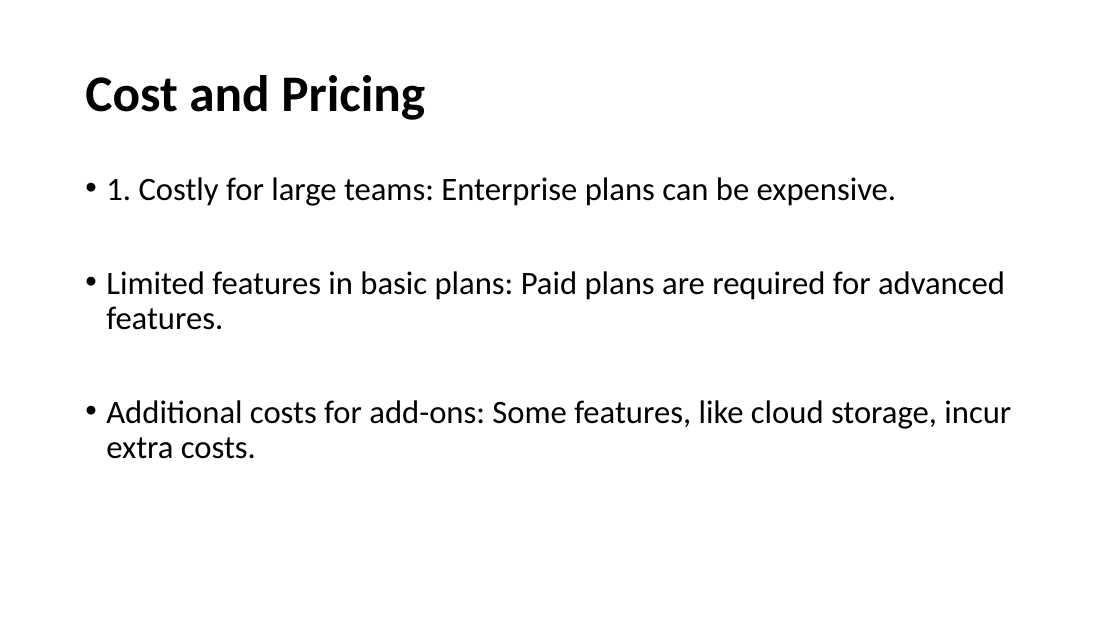
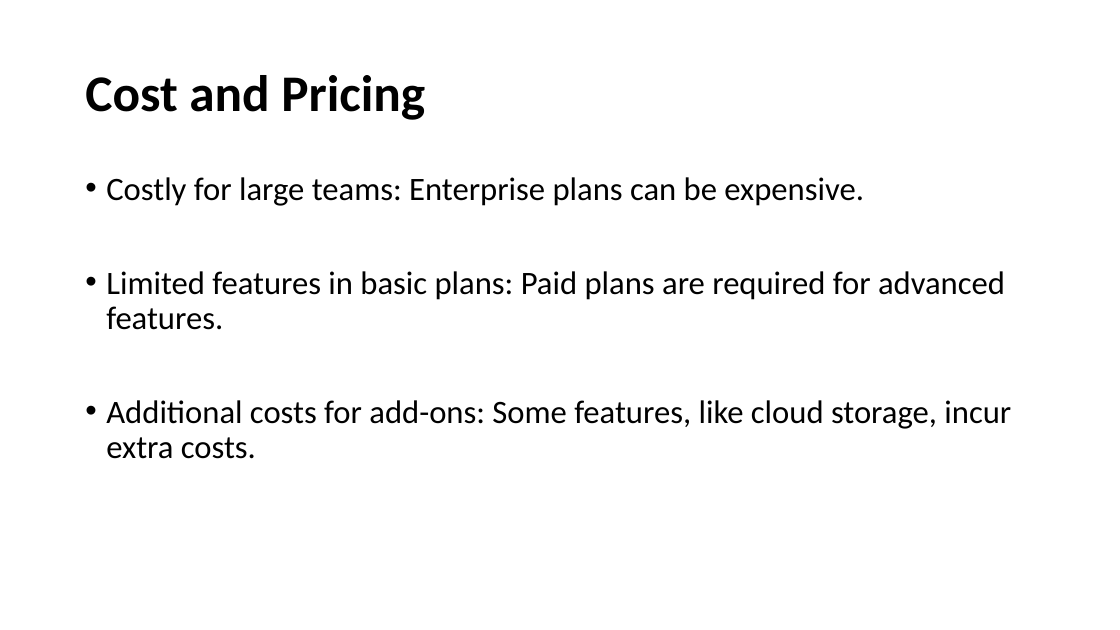
Before and after one commit to Anish202020/7th-Semester, a slide deck: slide 6 of Report & PPT/Project Work/Ppt/Why Callify is Better compare TO Google Meet.pptx. Drawn at 1120x630 pixels with LibreOffice and Linux fonts; fonts in the diff are those of the drawing; background and template pictures are left out. Boxes give left, top, right and bottom in pixels: in the first picture for what was removed or moved away, otherwise in the second. Text is boxed around its words. In the diff, an @@ line names an element or a change of style, - is before the commit and + after.

```diff
--- a/Report & PPT/Project Work/Ppt/Why Callify is Better compare TO Google Meet.pptx
+++ b/Report & PPT/Project Work/Ppt/Why Callify is Better compare TO Google Meet.pptx
@@ text at [106,177,864,206]: text changed @@
-• 1. Costly for large teams: Enterprise plans can be expensive.
+• Costly for large teams: Enterprise plans can be expensive.
```
Also in this commit, not shown: 3 other files.
